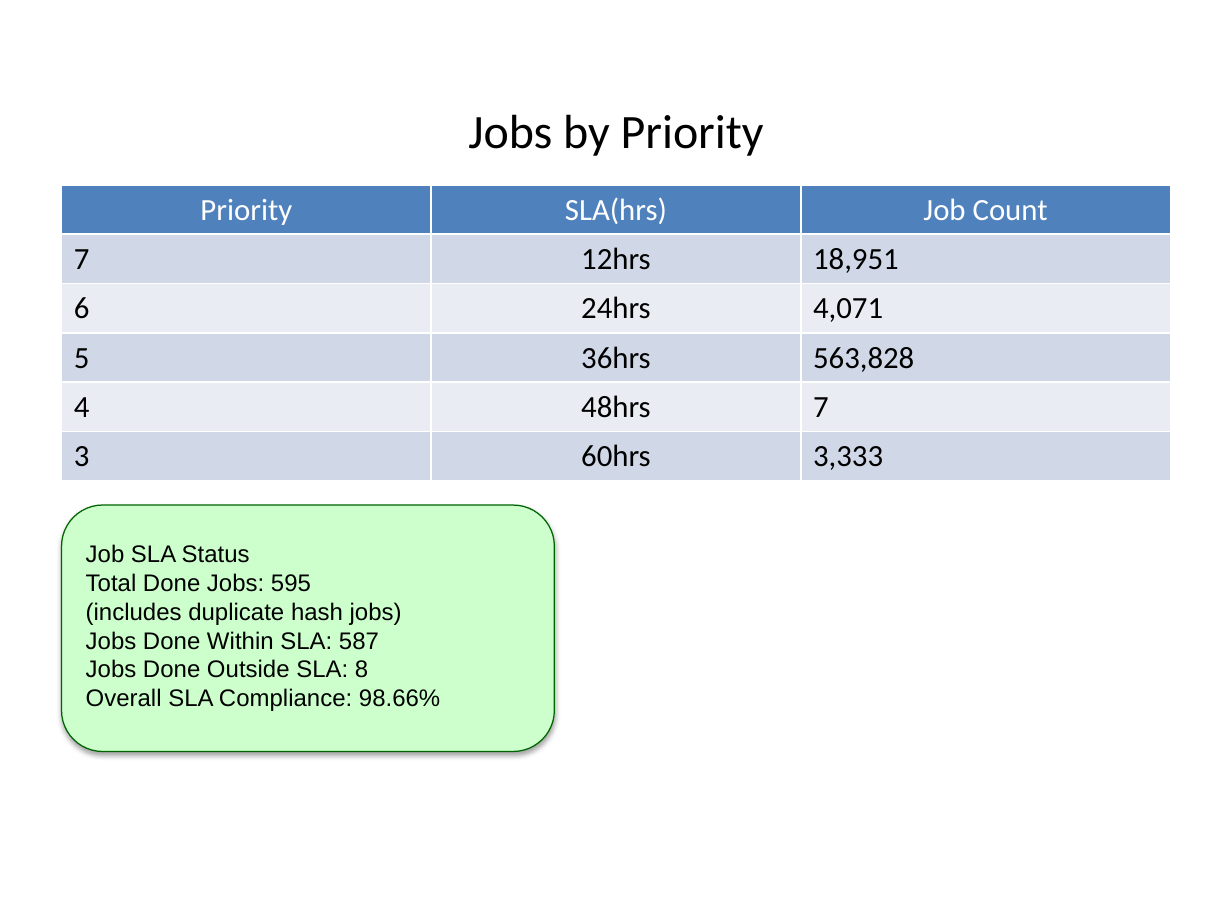
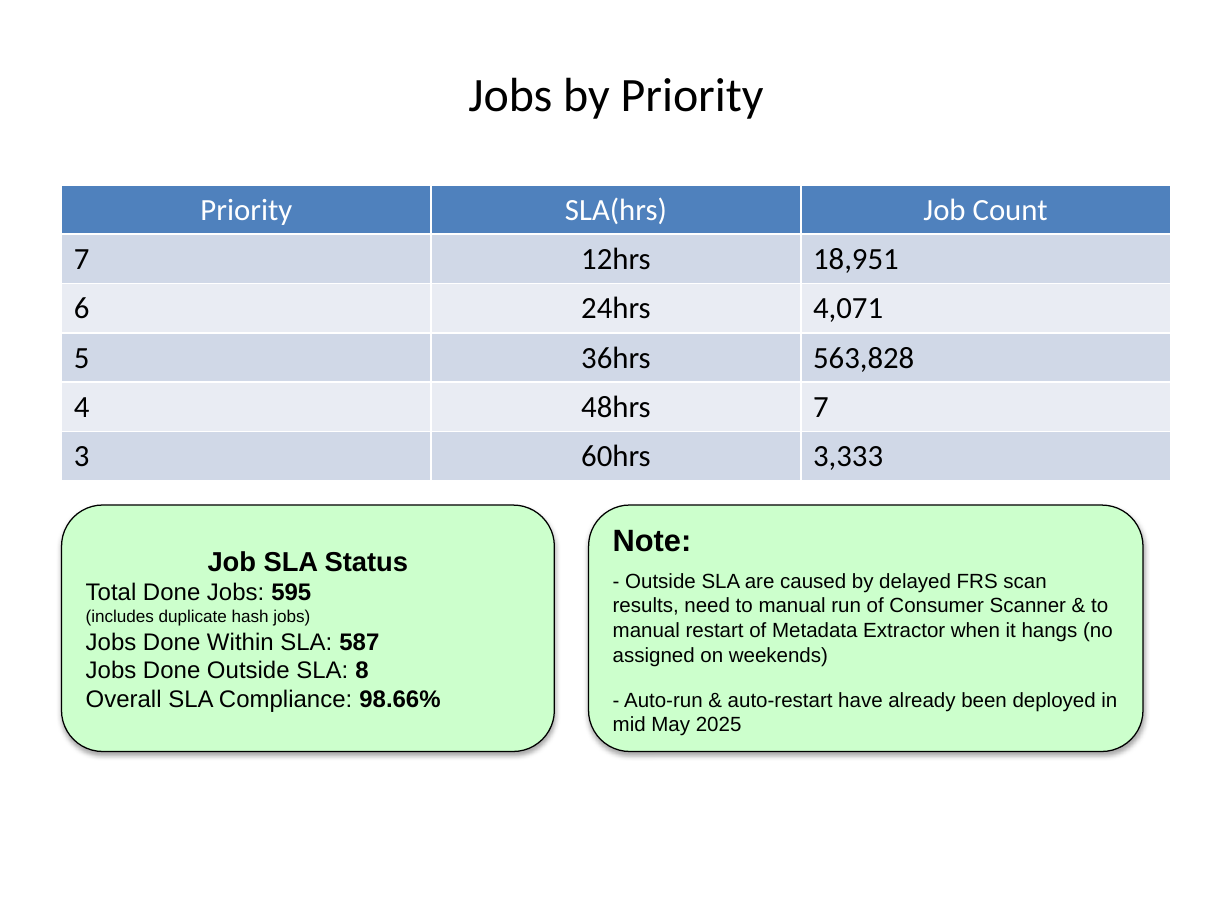
Before and after one commit to JezreelHazelEndaya/JRClient-, a slide deck: slide 5 of status_report.pptx. Drawn at 1232x924 pixels with LibreOffice and Linux fonts; fonts in the diff are those of the drawing. Boxes give left, top, right and bottom in pixels: in the first picture for what was removed or moved away, otherwise in the second. Text is boxed around its words. In the diff, an @@ line names an element or a change of style, - is before the commit and + after.

```diff
--- a/status_report.pptx
+++ b/status_report.pptx
@@ text "Jobs by Priority": place and size @@
-text "Jobs by Priority" at <box>468,114,764,156</box>
+text "Jobs by Priority" at <box>468,77,764,119</box>
@@ rounded rectangle "Job SLA Status" at <box>62,505,554,752</box>: outline #006400 0.75 pt to #000000 0.75 pt @@
@@ rounded rectangle added at <box>589,505,1143,752</box>, fill #CCFFCC, outline #000000 0.75 pt, 12 pt, text #000000 @@
+Note:
+- Outside SLA are caused by delayed FRS scan results, need to manual run of Consumer Scanner & to manual restart of Metadata Extractor when it hangs (no assigned on weekends)
+- Auto-run & auto-restart have already been deployed in mid May 2025
@@ text in rounded rectangle at <box>86,551,440,712</box>: text changed @@
-Job SLA Status
-Total Done Jobs: 595
-(includes duplicate hash jobs)
-Jobs Done Within SLA: 587
-Jobs Done Outside SLA: 8
-Overall SLA Compliance: 98.66%
+Job SLA Status
+Total Done Jobs: 595
+(includes duplicate hash jobs)
+Jobs Done Within SLA: 587
+Jobs Done Outside SLA: 8
+Overall SLA Compliance: 98.66%
```
Also in this commit, not shown: 5 other slides changed, 2 slides added, 2 other files.
